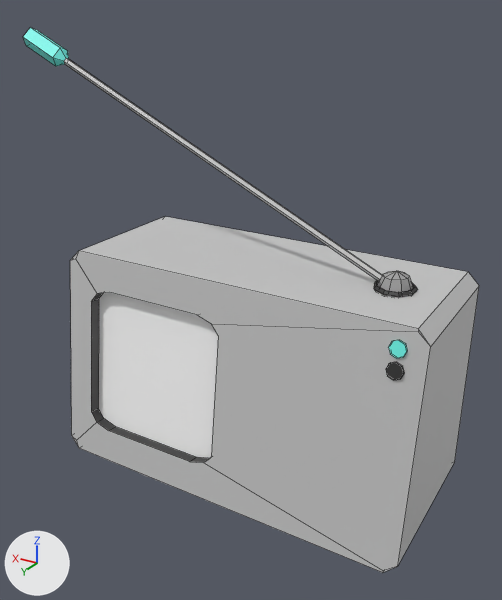
The FBX model Assets/Art/3D Models/Copenhagen/Medium Assets/Radios/radio1_V2.fbx: old version first, new version second.
Both versions are drawn from a camera (50 mm lens) standing at (-13.19, 5.45, 3.64) and looking at (-9.72, -0.33, 0.75). The axes (+X, +Y, +Z) are drawn at lower left. The lights are the same throughout. Mesh edges are drawn as thin lines.

Before the edit, the objects in view are built like this:
```python
me_torus_007 = bpy.data.meshes.new('Torus.007')
me_torus_007.from_pydata(...)  # 160 vertices, 131 faces; spans x -2.53..2.53, y -0.92..0.92, z -2.27..2.27
# faces by material slot: [67, 19, 21, 23, 1]
me_torus_007.materials.append(mat_decor_black_001)  # black #353535
me_torus_007.materials.append(mat_decor_darkergrey_001)  # grey #9f9f9f
me_torus_007.materials.append(mat_decor_cyan_001)  # cyan #75fff3
me_torus_007.materials.append(mat_decor_grey_001)  # light grey #c6c6c6
me_torus_007.materials.append(mat_decor_white_001)  # white #ffffff
ob_torus_004 = bpy.data.objects.new('Torus.004', me_torus_007)
ob_torus_004.location = (-9.3, -0.28, 1.1)
```
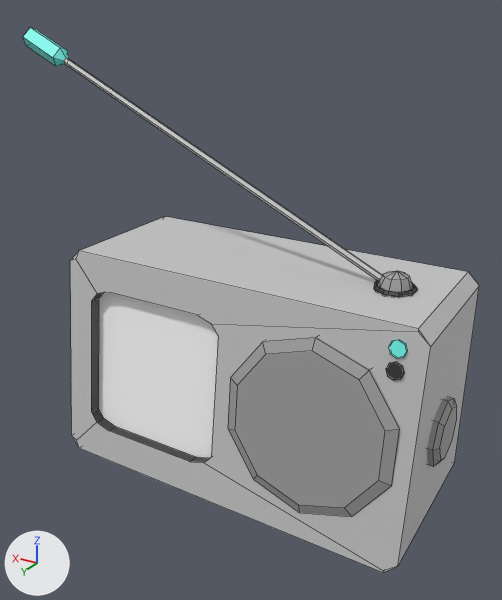
Where the newer file only moved an object's origin or applied its transform, the numbers keep the older frame.

Edits to the bpy script that builds the scene:
```text
Change me_torus_007:
    used by ob_torus_004; location = (-9.3, -0.28, 1.1)
    remove me_torus_007.from_pydata(...)  # 160 vertices, 131 faces; spans x -2.53..2.53, y -0.92..0.92, z -2.27..2.27
    add me_torus_007.from_pydata(...)  # 214 vertices, 171 faces; spans x -2.63..2.53, y -0.92..0.92, z -2.27..2.27
    me_torus_007 part 1: a new loose piece of 30 vertices spanning x -2.38..-0.66, y 0.6..0.91, z -2.0..-0.2, in mat_decor_darkergrey_001 (grey #9f9f9f)
    me_torus_007 part 2: a new loose piece of 24 vertices spanning x -2.63..-2.49, y -0.32..0.36, z -1.54..-0.86, in mat_decor_darkergrey_001 (grey #9f9f9f)
```

Boxes (x1, y1, x2, y2) around the edits, measured in the pictures (502 x 600 px):
part 1 of me_torus_007, added
    after: (228, 337, 400, 516)
part 2 of me_torus_007, added
    after: (427, 397, 457, 466)
